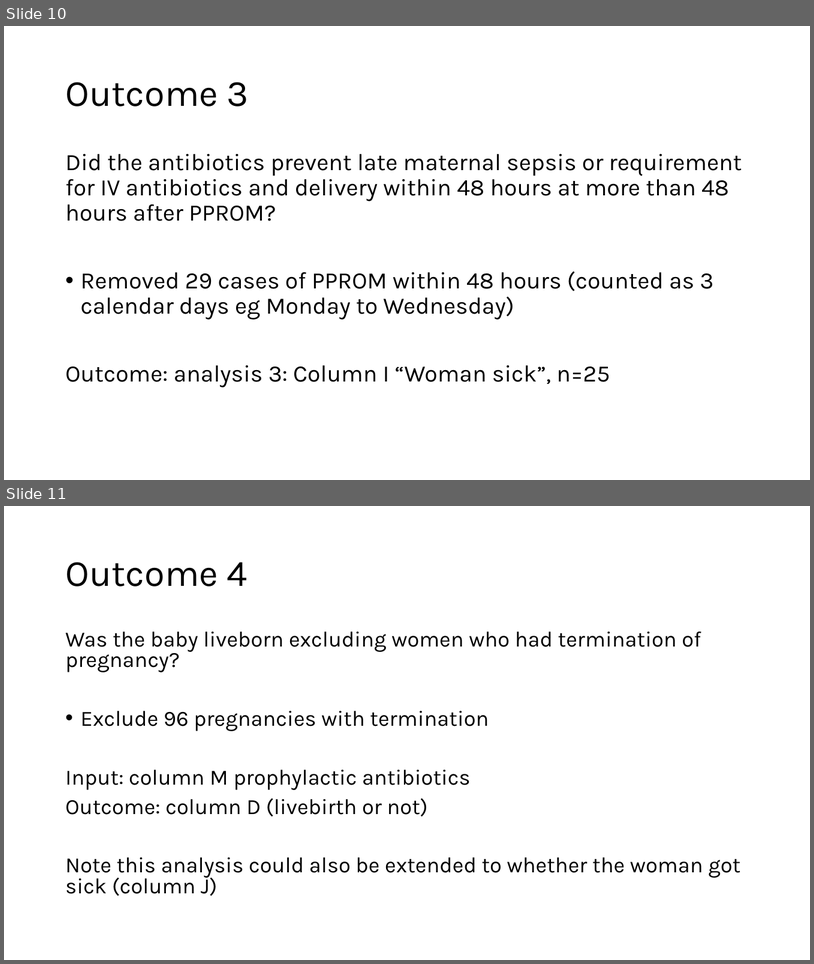
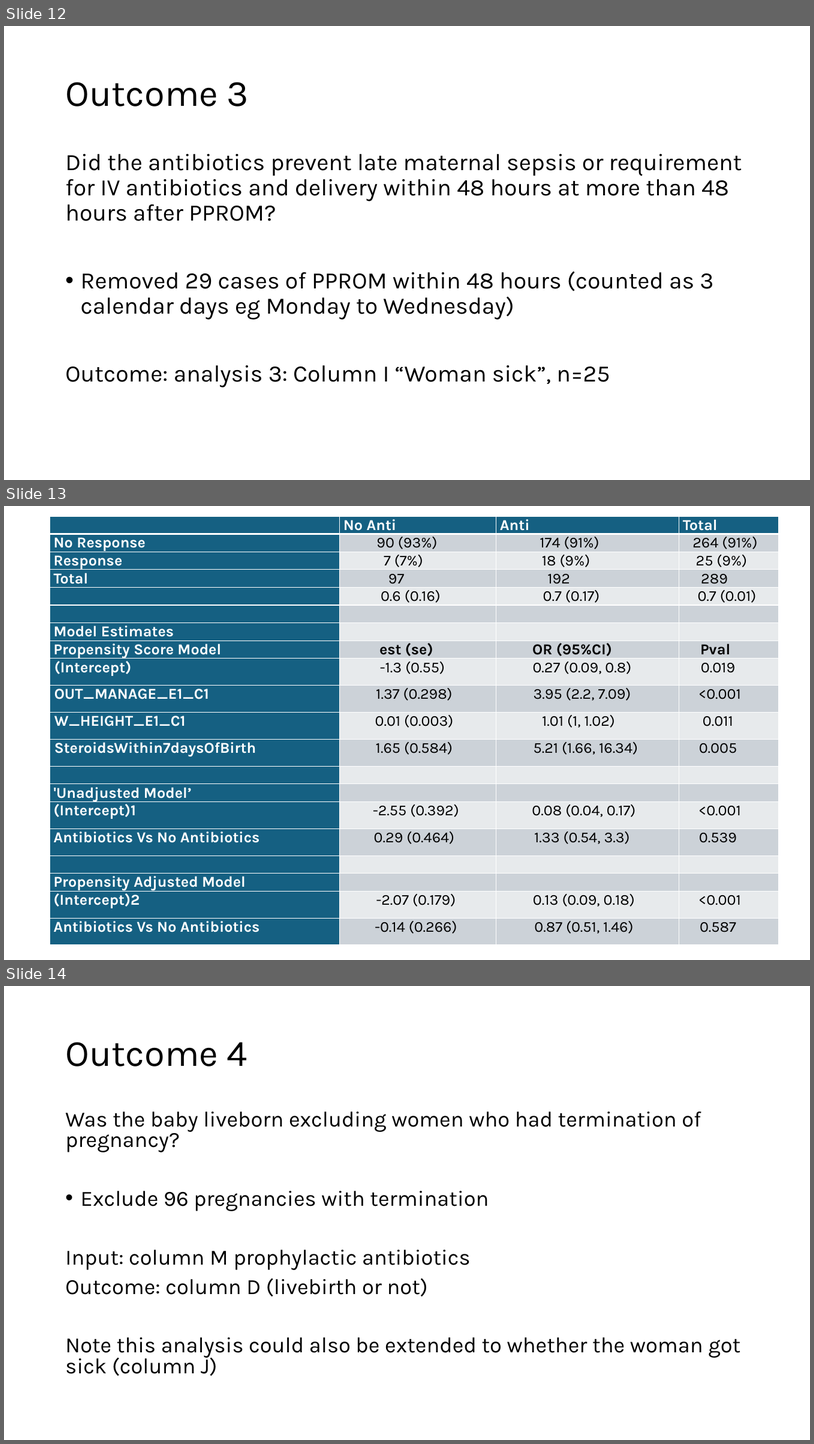
Before and after one commit to richJJackson/UKOSS_CA, a slide deck: RichardJacksonOct2024.pptx. Shown one above the other, each under a label of ours: slides 10 and 11 before the commit, slides 12, 13 and 14 after it. The pictures are 814x964 and 814x1444 pixels, drawn with LibreOffice and Linux fonts; fonts in the diff are those of the drawing. Boxes give left, top, right and bottom in pixels: in the first picture for what was removed or moved away, otherwise in the second. Text is boxed around its words. In the diff, an @@ line names an element or a change of style, - is before the commit and + after.

```diff
--- a/RichardJacksonOct2024.pptx
+++ b/RichardJacksonOct2024.pptx
@@ slide 13 added at (4, 506, 810, 960), background #FFFFFF @@
@@ table added at (50, 516, 780, 949), 20 rows, 4 columns @@
+ | No Anti | Anti | Total
+No Response | 90 (93%) | 174 (91%) | 264 (91%)
+Response | 7 (7%) | 18 (9%) | 25 (9%)
+Total | 97 | 192 | 289
+ | 0.6 (0.16) | 0.7 (0.17) | 0.7 (0.01)
+ |  |  | 
+Model Estimates |  |  | 
+Propensity Score Model | est (se) | OR (95%CI) | Pval
+(Intercept) | -1.3 (0.55) | 0.27 (0.09, 0.8) | 0.019
+OUT_MANAGE_E1_C1 | 1.37 (0.298) | 3.95 (2.2, 7.09) | <0.001
+W_HEIGHT_E1_C1 | 0.01 (0.003) | 1.01 (1, 1.02) | 0.011
+SteroidsWithin7daysOfBirth | 1.65 (0.584) | 5.21 (1.66, 16.34) | 0.005
+ |  |  | 
+'Unadjusted Model’ |  |  | 
+(Intercept)1 | -2.55 (0.392) | 0.08 (0.04, 0.17) | <0.001
+Antibiotics Vs No Antibiotics | 0.29 (0.464) | 1.33 (0.54, 3.3) | 0.539
+ |  |  | 
+Propensity Adjusted Model |  |  | 
+(Intercept)2 | -2.07 (0.179) | 0.13 (0.09, 0.18) | <0.001
+Antibiotics Vs No Antibiotics | -0.14 (0.266) | 0.87 (0.51, 1.46) | 0.587
@@ what was slide 10 is now slide 12 @@
@@ what was slide 11 is now slide 14 @@
```
Also in this commit, not shown: 3 other slides added, 1 other file.
